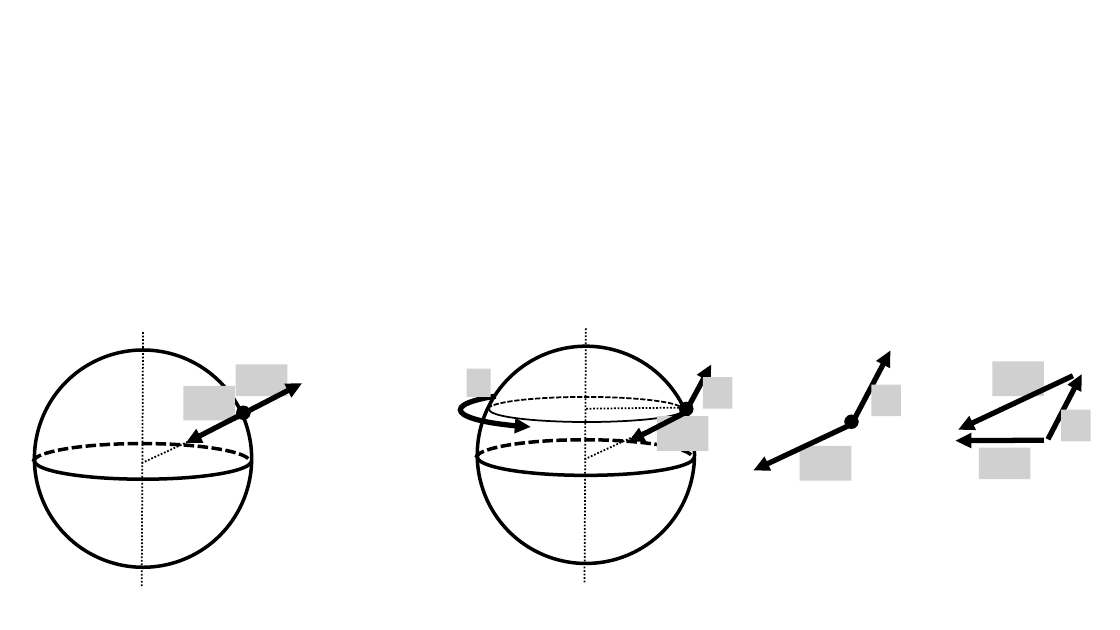
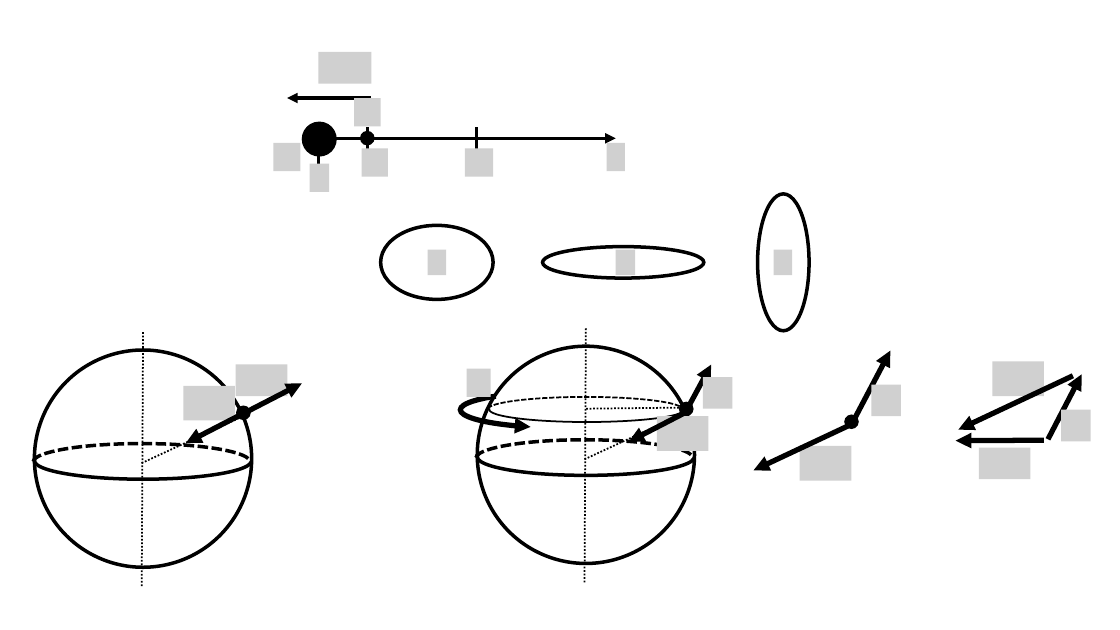
Before and after one commit to OSTP/PhysicsArtofModelling, a slide deck: slide 7 of tex/figures/Gravity/Figures.pptx. Drawn at 1120x630 pixels with LibreOffice and Linux fonts; fonts in the diff are those of the drawing; grey boxes stand for pictures. Boxes give left, top, right and bottom in pixels: in the first picture for what was removed or moved away, otherwise in the second. Text is boxed around its words. In the diff, an @@ line names an element or a change of style, - is before the commit and + after.

```diff
--- a/tex/figures/Gravity/Figures.pptx
+++ b/tex/figures/Gravity/Figures.pptx
@@ group added at [273,52,625,192]: 7 pictures, 3 lines, 2 ellipses, 2 arrows @@
@@ group added at [381,194,809,331]: 3 ellipses, 3 pictures @@
```
Also in this commit, not shown: 2 slides added, 2 slides removed.
